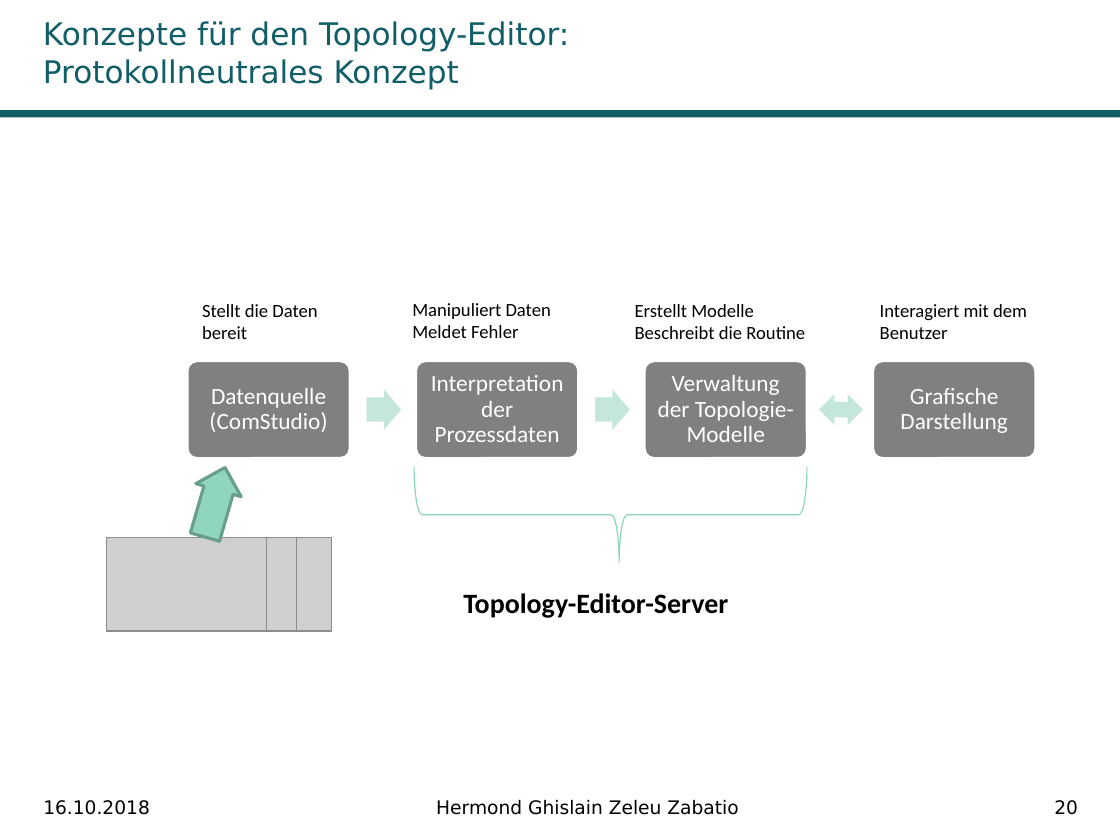
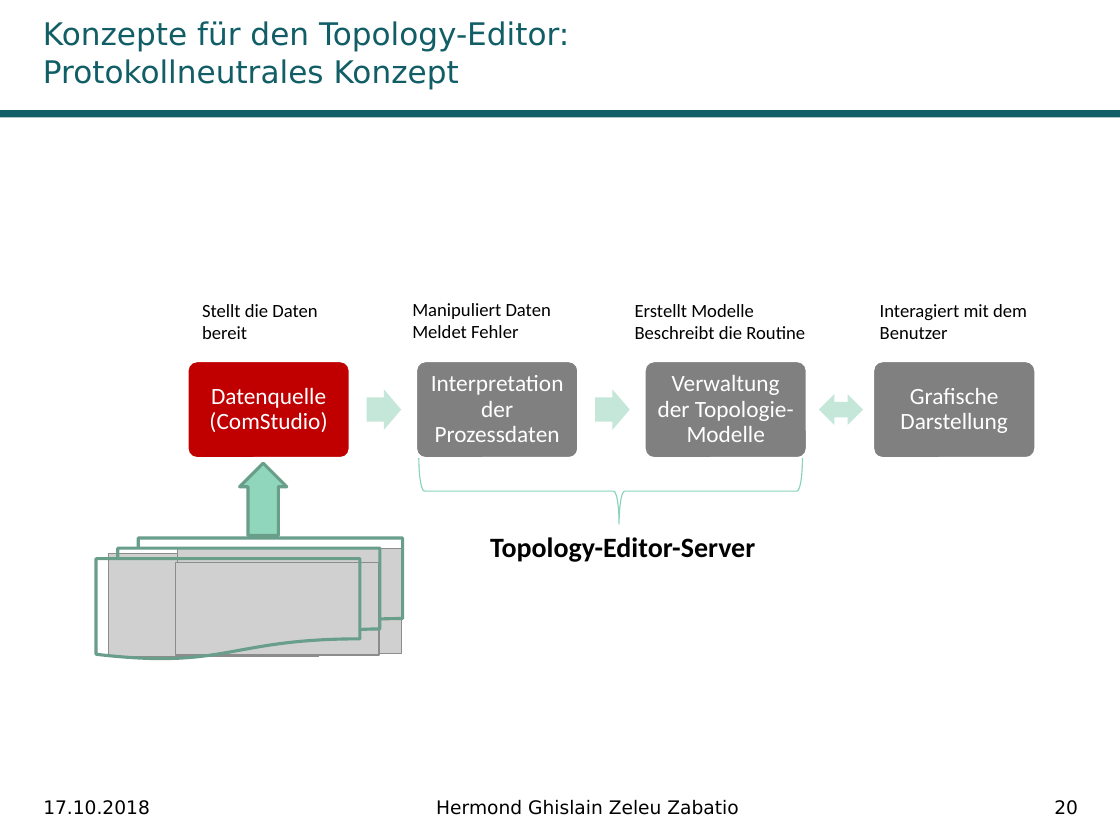
Before and after one commit to Ghislain1/zoe-fb-app, a slide deck: slide 20 of Master-Abschluss.pptx. Drawn at 1120x840 pixels with LibreOffice and Linux fonts; fonts in the diff are those of the drawing; grey boxes stand for pictures; background and template pictures are left out. Boxes give left, top, right and bottom in pixels: in the first picture for what was removed or moved away, otherwise in the second. Text is boxed around its words. In the diff, an @@ line names an element or a change of style, - is before the commit and + after.

```diff
--- a/Master-Abschluss.pptx
+++ b/Master-Abschluss.pptx
@@ rounded rectangle at (187,361,351,458): fill #808080 to #C00000 @@
@@ right arrow at (240,463,287,536): rotation 286 to 270 degrees @@
@@ left brace: place and size @@
-left brace at (413,467,806,562)
+left brace at (419,458,803,524)
@@ flow chart multidocument added at (96,538,403,659), outline #6A9E8C 2 pt @@
@@ picture removed at (106,538,267,631) @@
@@ text "Topology-Editor-Server": place and size @@
-text "Topology-Editor-Server" at (463,593,728,618)
+text "Topology-Editor-Server" at (490,537,755,562)
@@ picture: place and size @@
-picture at (137,538,297,631)
+picture at (109,553,319,657)
@@ picture added at (176,562,379,655) @@
@@ picture: place and size @@
-picture at (172,538,333,631)
+picture at (177,548,401,653)
@@ text at (43,800,150,815): text changed @@
-16.10.2018
+17.10.2018
```
Also in this commit, not shown: 28 other slides changed.
